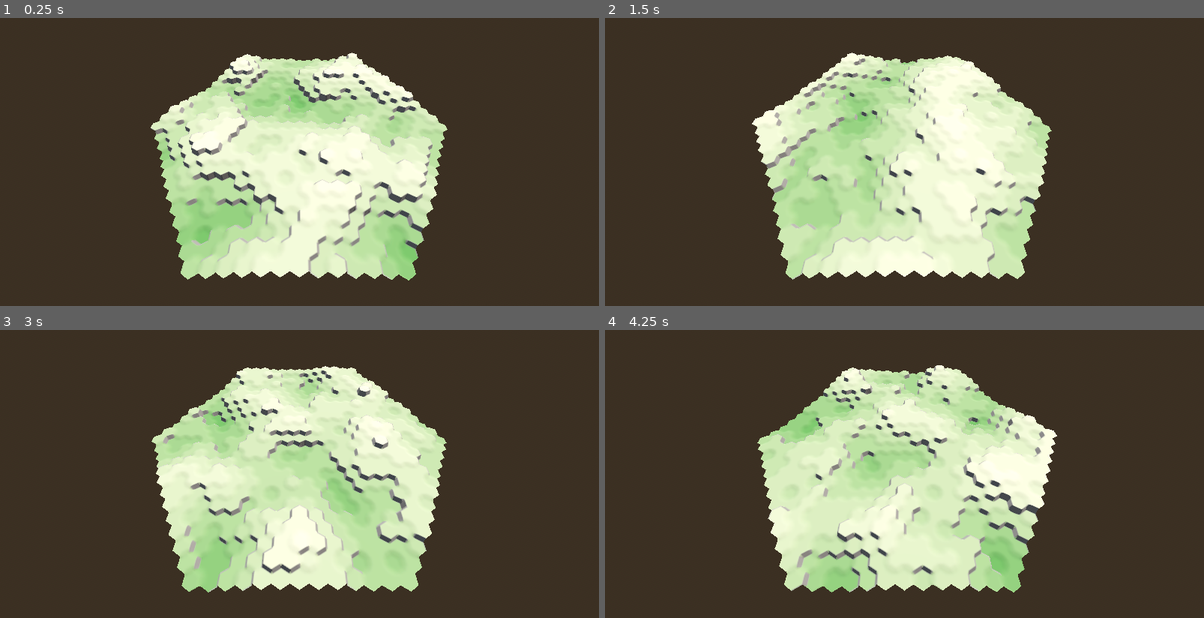
Above: before the commit, frames 1-4 (two rows, left to right).
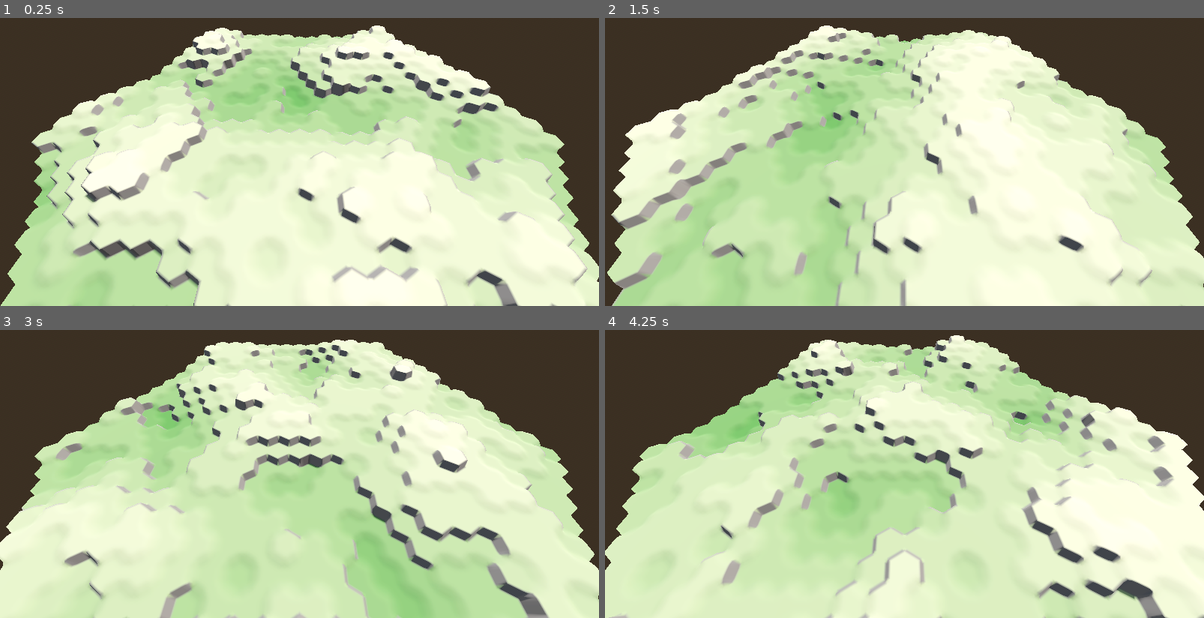
Above: after the commit, the same moments.

Repository: McleodV/Apophis
Game: Godot game, scene res://main.tscn
The game is run twice, just before and just after one commit, with the same random seed, the same clock (stepped at 60 frames per second) and the same inputs. The project has no main scene, so this scene is started directly.
Inputs (mouse positions are in pixels of both pictures, inside the frame that each line leads up to):
- Up to frame 1 (0.25 s): no input
- Up to frame 2 (1.5 s): tap Enter at 0.5 s; move the mouse to (1036, 121) at 0.52 s; click (1036, 121) at 0.67 s; tap Space at 0.77, 1.25 s; drag from (784, 153) to (874, 205) at 1.27 s
- Up to frame 3 (3 s): tap Enter at 2 s; move the mouse to (359, 376) at 2.02 s; click (359, 376) at 2.17 s; tap Space at 2.75 s; drag from (269, 517) to (119, 399) at 2.77 s
- Up to frame 4 (4.25 s): tap Enter at 3.5 s; move the mouse to (1084, 499) at 3.52 s; click (1084, 499) at 3.67 s; tap Space at 3.77 s

The runs differ from the first frame. In frame 1, 62% of the frame differs, in the area x 0-100%, y 2-100%; in frame 2, 59%; in frame 3, 61%; in frame 4, 65%, in the area x 0-100%, y 1-100%.

Commit message:
Added camera controls and logic.

Diff:
--- a/board/hexBoard.gd
+++ b/board/hexBoard.gd
@@ -21,6 +21,27 @@
 	map_data = data
 	map_data.elevation_changed.connect(_on_elevation_changed)
 	rebuild_all()
+
+
+## Terrain height at a world position. 0 if no map is set.
+func get_height(world_position: Vector3) -> float:
+	if map_data == null:
+		return 0.0
+	return HexTerrainHeight.get_height(map_data, settings, world_position)
+
+
+## Highest possible terrain height. 0 if no map is set.
+func get_max_height() -> float:
+	if map_data == null:
+		return 0.0
+	return map_data.get_max_elevation() * settings.elevation_step
+
+
+## Distance from the board center to the farthest tile center. 0 if no map is set.
+func get_world_radius() -> float:
+	if map_data == null:
+		return 0.0
+	return map_data.radius * HexMath.SQRT3 * HexMath.OUTER_RADIUS
 
 
 ## Recreates every chunk. Use after changing settings.
@@ -47,6 +68,7 @@
 		debug_material.vertex_color_is_srgb = true
 		debug_material.roughness = 1.0
 		material = debug_material
+
 
 func _get_or_create_chunk(key: Vector2i) -> HexChunk:
 	if _chunks.has(key):
--- /dev/null
+++ b/board/hexTerrainRaycast.gd
@@ -0,0 +1,40 @@
+class_name HexTerrainRaycast
+extends Object
+## Static ray tests against HexBoard terrain.
+
+const _STEP: float = 0.2 # March step in world units
+const _REFINE_ITERATIONS: int = 10
+
+
+## First point where the ray meets the terrain, or null if it misses.
+## Rays pointing level or upward never hit.
+static func cast(board: HexBoard, origin: Vector3, direction: Vector3) -> Variant:
+	var dir: Vector3 = direction.normalized()
+	if dir.y >= 0.0:
+		return null
+	if origin.y <= board.get_height(origin):
+		return origin
+	# Only march through the height band the terrain can occupy (0 to max height).
+	var t_start: float = maxf(0.0, (origin.y - board.get_max_height()) / -dir.y)
+	var t_end: float = origin.y / -dir.y
+	var previous_t: float = t_start
+	var t: float = t_start
+	while t < t_end:
+		var point: Vector3 = origin + dir * t
+		if point.y <= board.get_height(point):
+			return _refine(board, origin, dir, previous_t, t)
+		previous_t = t
+		t += _STEP
+	return _refine(board, origin, dir, previous_t, t_end)
+
+
+# Bisects between a t above the terrain and a t at or below it.
+static func _refine(board: HexBoard, origin: Vector3, dir: Vector3, above_t: float, below_t: float) -> Vector3:
+	for i: int in _REFINE_ITERATIONS:
+		var mid_t: float = (above_t + below_t) * 0.5
+		var point: Vector3 = origin + dir * mid_t
+		if point.y <= board.get_height(point):
+			below_t = mid_t
+		else:
+			above_t = mid_t
+	return origin + dir * below_t
--- /dev/null
+++ b/camera/strategyCamera.gd
@@ -0,0 +1,187 @@
+class_name StrategyCamera
+extends Camera3D
+## Orbiting strategy camera over a HexBoard.
+## Angled view: tilt, 360° rotation, zoom. Zooming out past max_distance switches to a
+## high top-down view; zooming in from there returns to the default angle and rotation.
+## Driven by a child StrategyCameraInput. All movement is smoothed.
+
+enum Mode { ANGLED, TOP_DOWN }
+
+## Optional. Without a board, the ground is a flat plane at y = 0 with no bounds.
+@export var board: HexBoard
+
+@export_group("Angled View")
+@export_range(5.0, 89.0, 1.0) var default_pitch_degrees: float = 50.0
+@export_range(-180.0, 180.0, 1.0) var default_yaw_degrees: float = 0.0
+@export_range(5.0, 89.0, 1.0) var min_pitch_degrees: float = 25.0
+@export_range(5.0, 89.0, 1.0) var max_pitch_degrees: float = 80.0
+@export var min_distance: float = 4.0
+## Zooming out past this switches to the top-down view.
+@export var max_distance: float = 30.0
+@export var start_distance: float = 18.0
+
+@export_group("Top-Down View")
+@export var top_down_distance: float = 50.0
+
+@export_group("Zoom")
+## Fraction of the distance removed per wheel step.
+@export_range(0.05, 0.5, 0.01) var zoom_step: float = 0.15
+## If false, zooming out keeps the current focus instead of moving toward the cursor.
+@export var zoom_out_moves_focus: bool = true
+
+@export_group("Motion")
+## Higher = snappier. Applies to pan, zoom, rotation, and view transitions.
+@export_range(1.0, 30.0, 0.5) var smoothing: float = 10.0
+## Minimum camera height above the terrain.
+@export var terrain_clearance: float = 1.0
+
+var _mode: Mode = Mode.ANGLED
+# Targets set by input; current values ease toward them.
+var _target_focus := Vector3.ZERO
+var _target_yaw: float = 0.0
+var _target_pitch: float = 0.0
+var _target_distance: float = 0.0
+var _focus := Vector3.ZERO
+var _yaw: float = 0.0
+var _pitch: float = 0.0
+var _distance: float = 0.0
+
+
+func _ready() -> void:
+	_target_yaw = deg_to_rad(default_yaw_degrees)
+	_target_pitch = deg_to_rad(default_pitch_degrees)
+	_target_distance = clampf(start_distance, min_distance, max_distance)
+	_set_focus_target(Vector3.ZERO)
+	_snap_to_targets()
+
+
+func _process(delta: float) -> void:
+	# Follow terrain edits and map changes under the focus.
+	_target_focus.y = _get_ground_height(_target_focus)
+	var weight: float = 1.0 - exp(-smoothing * delta)
+	_focus = _focus.lerp(_target_focus, weight)
+	_yaw = lerp_angle(_yaw, _target_yaw, weight)
+	_pitch = lerpf(_pitch, _target_pitch, weight)
+	_distance = lerpf(_distance, _target_distance, weight)
+	_apply_transform()
+
+
+func is_top_down() -> bool:
+	return _mode == Mode.TOP_DOWN
+
+
+## Slides the view by an offset measured in screen heights. +x = right, +y = down.
+func pan(screen_offset: Vector2) -> void:
+	var view_height: float = 2.0 * _target_distance * tan(deg_to_rad(fov) * 0.5)
+	var yaw_basis := Basis(Vector3.UP, _target_yaw)
+	# Ground appears compressed vertically on screen at low angles.
+	var foreshortening: float = 1.0 / maxf(sin(_target_pitch), 0.1)
+	var move: Vector3 = yaw_basis.x * screen_offset.x + yaw_basis.z * screen_offset.y * foreshortening
+	_set_focus_target(_target_focus + move * view_height)
+
+
+## Rotates around the focus. Ignored in top-down view.
+func orbit(yaw_degrees: float, pitch_degrees: float) -> void:
+	if _mode == Mode.TOP_DOWN:
+		return
+	_target_yaw = wrapf(_target_yaw + deg_to_rad(yaw_degrees), -PI, PI)
+	_target_pitch = clampf(
+		_target_pitch + deg_to_rad(pitch_degrees),
+		deg_to_rad(min_pitch_degrees),
+		deg_to_rad(max_pitch_degrees),
+	)
+
+
+## steps > 0 zooms in, < 0 zooms out. Moves the focus toward the midpoint
+## between the screen center and screen_position.
+func zoom(steps: int, screen_position: Vector2) -> void:
+	if steps == 0:
+		return
+	if _mode == Mode.TOP_DOWN:
+		if steps > 0:
+			_enter_angled()
+			_move_focus_toward(screen_position)
+		return
+	if steps < 0 and _target_distance >= max_distance - 0.001:
+		_enter_top_down()
+		if zoom_out_moves_focus:
+			_move_focus_toward(screen_position)
+		return
+	var new_distance: float = clampf(_target_distance * pow(1.0 - zoom_step, steps), min_distance, max_distance)
+	if is_equal_approx(new_distance, _target_distance):
+		return
+	_target_distance = new_distance
+	if steps > 0 or zoom_out_moves_focus:
+		_move_focus_toward(screen_position)
+
+
+func _enter_top_down() -> void:
+	_mode = Mode.TOP_DOWN
+	_target_pitch = PI * 0.5
+	_target_yaw = deg_to_rad(default_yaw_degrees)
+	_target_distance = top_down_distance
+
+
+func _enter_angled() -> void:
+	_mode = Mode.ANGLED
+	_target_pitch = deg_to_rad(default_pitch_degrees)
+	_target_yaw = deg_to_rad(default_yaw_degrees)
+	_target_distance = max_distance
+
+
+func _move_focus_toward(screen_position: Vector2) -> void:
+	var hit: Variant = _get_ground_under_screen(screen_position)
+	if hit == null:
+		return
+	_set_focus_target((_target_focus + (hit as Vector3)) * 0.5)
+
+
+func _get_ground_under_screen(screen_position: Vector2) -> Variant:
+	var origin: Vector3 = project_ray_origin(screen_position)
+	var direction: Vector3 = project_ray_normal(screen_position)
+	if board:
+		return HexTerrainRaycast.cast(board, origin, direction)
+	return Plane(Vector3.UP, 0.0).intersects_ray(origin, direction)
+
+
+# Keeps the focus on the board and on the terrain surface.
+func _set_focus_target(point: Vector3) -> void:
+	var flat := Vector2(point.x, point.z)
+	var limit: float = board.get_world_radius() if board else INF
+	if flat.length() > limit:
+		flat = flat.normalized() * limit
+	_target_focus = Vector3(flat.x, 0.0, flat.y)
+	_target_focus.y = _get_ground_height(_target_focus)
+
+
+func _get_ground_height(point: Vector3) -> float:
+	return board.get_height(point) if board else 0.0
+
+
+func _snap_to_targets() -> void:
+	_focus = _target_focus
+	_yaw = _target_yaw
+	_pitch = _target_pitch
+	_distance = _target_distance
+	_apply_transform()
+
+
+func _apply_transform() -> void:
+	# Raise the pitch until the camera clears the terrain beneath it.
+	var pitch: float = _pitch
+	for i: int in 3:
+		var camera_ground: float = _get_ground_height(_focus + _get_offset(pitch))
+		var required: float = asin(clampf((camera_ground + terrain_clearance - _focus.y) / _distance, -1.0, 1.0))
+		if required <= pitch:
+			break
+		pitch = required
+	global_transform = Transform3D(_get_basis(pitch), _focus + _get_offset(pitch))
+
+
+func _get_basis(pitch: float) -> Basis:
+	return Basis.from_euler(Vector3(-pitch, _yaw, 0.0))
+
+
+# Camera position relative to the focus.
+func _get_offset(pitch: float) -> Vector3:
+	return _get_basis(pitch).z * _distance
--- /dev/null
+++ b/camera/strategyCameraInput.gd
@@ -0,0 +1,88 @@
+class_name StrategyCameraInput
+extends Node
+## Mouse controls for the parent StrategyCamera.
+## Right-drag: pan. Middle-drag: rotate (horizontal) and tilt (vertical).
+## Wheel: zoom. Mouse at a screen edge: pan.
+
+## Negative values invert the direction.
+@export var rotate_degrees_per_pixel: float = 0.3
+## Negative values invert the direction.
+@export var tilt_degrees_per_pixel: float = 0.2
+
+@export_group("Edge Pan")
+@export var edge_pan_enabled: bool = true
+## Distance from the screen edge, in pixels, that triggers panning.
+@export_range(1, 100) var edge_pan_margin: int = 12
+## Screen heights per second.
+@export_range(0.1, 5.0, 0.05) var edge_pan_speed: float = 0.8
+
+var _camera: StrategyCamera
+var _mouse_in_window: bool = true
+
+
+func _ready() -> void:
+	_camera = get_parent() as StrategyCamera
+	if _camera == null:
+		push_error("StrategyCameraInput must be a child of a StrategyCamera.")
+		set_process(false)
+		set_process_unhandled_input(false)
+		return
+	get_window().mouse_entered.connect(_on_mouse_entered)
+	get_window().mouse_exited.connect(_on_mouse_exited)
+
+
+func _process(delta: float) -> void:
+	var direction: Vector2 = _get_edge_direction()
+	if direction != Vector2.ZERO:
+		_camera.pan(direction.normalized() * edge_pan_speed * delta)
+
+
+func _unhandled_input(event: InputEvent) -> void:
+	var button := event as InputEventMouseButton
+	if button and button.pressed:
+		if button.button_index == MOUSE_BUTTON_WHEEL_UP:
+			_camera.zoom(1, button.position)
+		elif button.button_index == MOUSE_BUTTON_WHEEL_DOWN:
+			_camera.zoom(-1, button.position)
+		return
+	var motion := event as InputEventMouseMotion
+	if motion == null:
+		return
+	if motion.button_mask & MOUSE_BUTTON_MASK_RIGHT:
+		# Ground follows the cursor.
+		_camera.pan(-motion.relative / _get_viewport_height())
+	elif motion.button_mask & MOUSE_BUTTON_MASK_MIDDLE:
+		_camera.orbit(-motion.relative.x * rotate_degrees_per_pixel, motion.relative.y * tilt_degrees_per_pixel)
+
+
+# Direction toward the screen edge the mouse is at. Zero when edge panning shouldn't run.
+func _get_edge_direction() -> Vector2:
+	if not edge_pan_enabled or not _mouse_in_window or not get_window().has_focus():
+		return Vector2.ZERO
+	if Input.is_mouse_button_pressed(MOUSE_BUTTON_RIGHT) or Input.is_mouse_button_pressed(MOUSE_BUTTON_MIDDLE):
+		return Vector2.ZERO
+	var viewport: Viewport = get_viewport()
+	var mouse: Vector2 = viewport.get_mouse_position()
+	var size: Vector2 = viewport.get_visible_rect().size
+	var direction := Vector2.ZERO
+	if mouse.x <= edge_pan_margin:
+		direction.x = -1.0
+	elif mouse.x >= size.x - edge_pan_margin:
+		direction.x = 1.0
+	if mouse.y <= edge_pan_margin:
+		direction.y = -1.0
+	elif mouse.y >= size.y - edge_pan_margin:
+		direction.y = 1.0
+	return direction
+
+
+func _get_viewport_height() -> float:
+	return maxf(get_viewport().get_visible_rect().size.y, 1.0)
+
+
+func _on_mouse_entered() -> void:
+	_mouse_in_window = true
+
+
+func _on_mouse_exited() -> void:
+	_mouse_in_window = false
--- a/main.tscn
+++ b/main.tscn
@@ -2,6 +2,8 @@
 
 [ext_resource type="Script" uid="uid://dtdj1ns6xq32v" path="res://board/hexBoard.gd" id="1_ig7tw"]
 [ext_resource type="Script" uid="uid://cm1rprwekvgjd" path="res://board/debug/hexBoardDebug.gd" id="2_0xm2m"]
+[ext_resource type="Script" uid="uid://da63qarde3fmy" path="res://camera/strategyCamera.gd" id="3_h2yge"]
+[ext_resource type="Script" uid="uid://bs3tccmp4ga1l" path="res://camera/strategyCameraInput.gd" id="4_1bvp3"]
 
 [sub_resource type="ProceduralSkyMaterial" id="ProceduralSkyMaterial_0xm2m"]
 sky_horizon_color = Color(0.66224277, 0.6717428, 0.6867428, 1)
@@ -32,5 +34,10 @@
 [node name="WorldEnvironment" type="WorldEnvironment" parent="." unique_id=264380280]
 environment = SubResource("Environment_1bvp3")
 
-[node name="Camera3D" type="Camera3D" parent="." unique_id=49212067]
+[node name="StrategyCamera" type="Camera3D" parent="." unique_id=49212067 node_paths=PackedStringArray("board")]
 transform = Transform3D(1, 0, 0, 0, 0.64278764, 0.76604444, 0, -0.76604444, 0.64278764, 0, 25, 22)
+script = ExtResource("3_h2yge")
+board = NodePath("../Board")
+
+[node name="CameraInput" type="Node" parent="StrategyCamera" unique_id=265415635]
+script = ExtResource("4_1bvp3")
--- a/project.godot
+++ b/project.godot
@@ -13,6 +13,10 @@
 config/name="Apophis"
 config/features=PackedStringArray("4.6", "Forward Plus")
 
+[display]
+
+window/size/mode=3
+
 [dotnet]
 
 project/assembly_name="Apophis"
Not shown, added: board/hexTerrainRaycast.gd.uid
Not shown, added: camera/strategyCamera.gd.uid
Not shown, added: camera/strategyCameraInput.gd.uid
